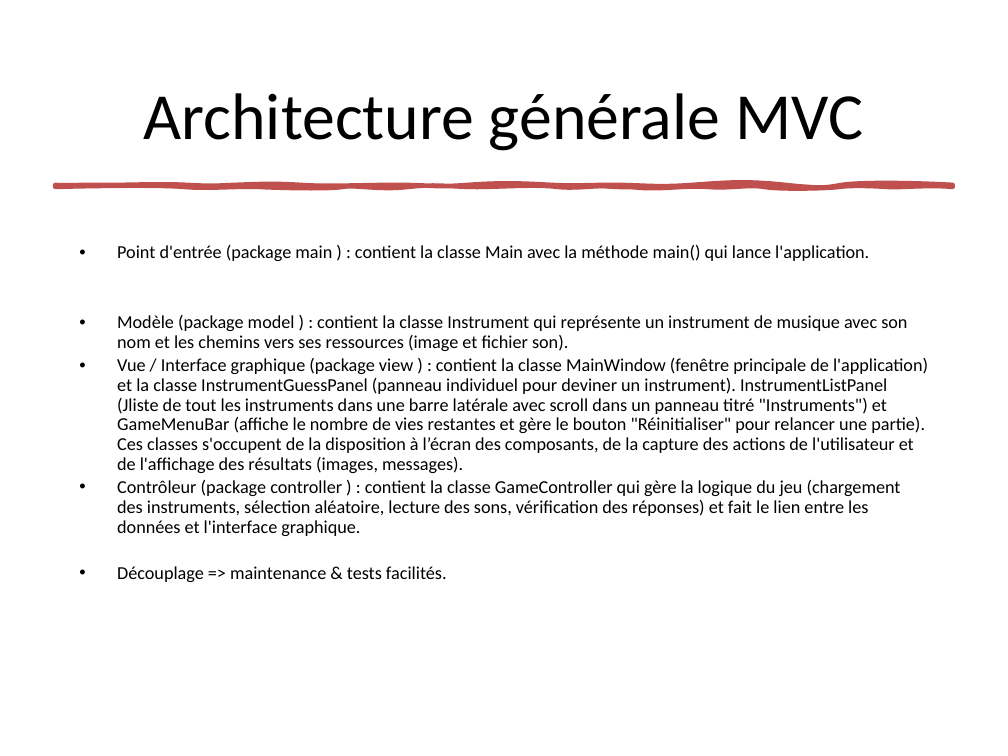
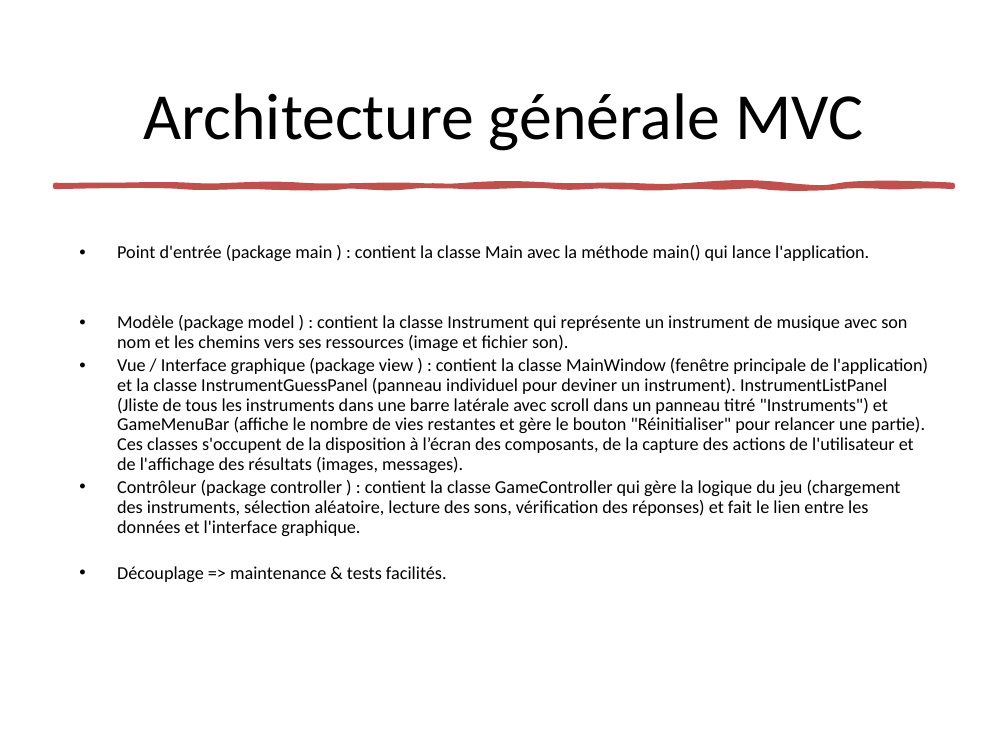
Before and after one commit to Bobyte5923/SoundOfWorld, a slide deck: slide 4 of SoundOfWorld.pptx (slide 10 before the commit). Drawn at 1008x756 pixels with LibreOffice and Linux fonts; fonts in the diff are those of the drawing. Boxes give left, top, right and bottom in pixels: in the first picture for what was removed or moved away, otherwise in the second. Text is boxed around its words. In the diff, an @@ line names an element or a change of style, - is before the commit and + after.

```diff
--- a/SoundOfWorld.pptx
+++ b/SoundOfWorld.pptx
@@ text at (117,358,928,473): text changed @@
-• Vue / Interface graphique (package view ) : contient la classe MainWindow (fenêtre principale de l'application) et la classe InstrumentGuessPanel (panneau individuel pour deviner un instrument). InstrumentListPanel (Jliste de tout les instruments dans une barre latérale avec scroll dans un panneau titré "Instruments") et GameMenuBar (affiche le nombre de vies restantes et gère le bouton "Réinitialiser" pour relancer une partie). Ces classes s'occupent de la disposition à l’écran des composants, de la capture des actions de l'utilisateur et de l'affichage des résultats (images, messages).
+• Vue / Interface graphique (package view ) : contient la classe MainWindow (fenêtre principale de l'application) et la classe InstrumentGuessPanel (panneau individuel pour deviner un instrument). InstrumentListPanel (Jliste de tous les instruments dans une barre latérale avec scroll dans un panneau titré "Instruments") et GameMenuBar (affiche le nombre de vies restantes et gère le bouton "Réinitialiser" pour relancer une partie). Ces classes s'occupent de la disposition à l’écran des composants, de la capture des actions de l'utilisateur et de l'affichage des résultats (images, messages).
```
Also in this commit, not shown: 5 other slides changed, 6 slides removed.
